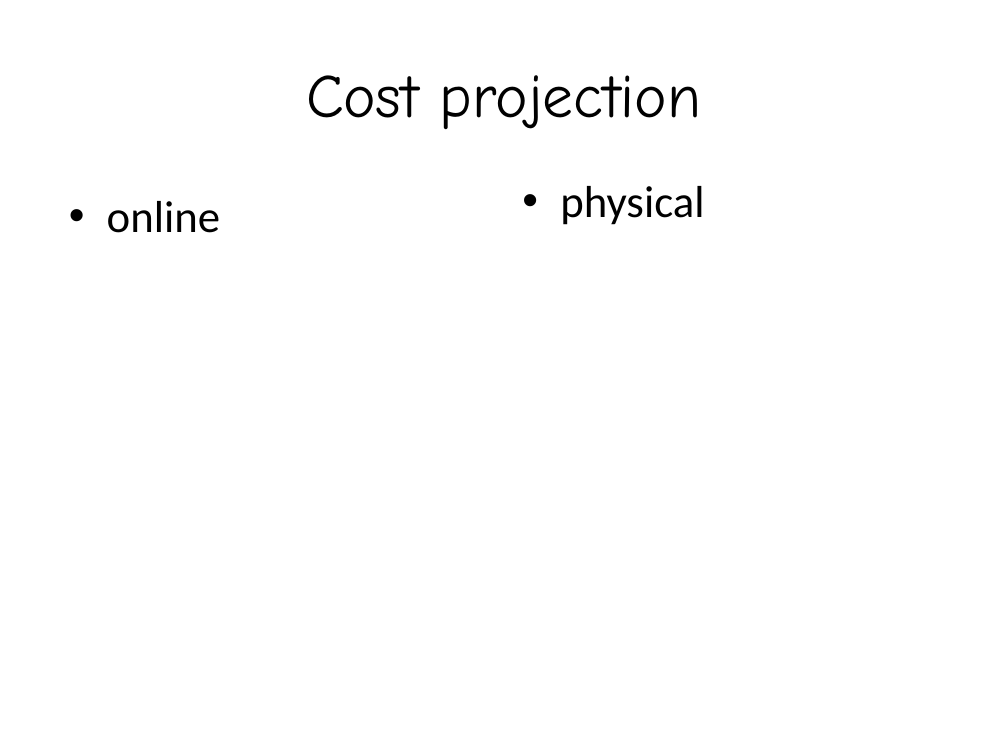
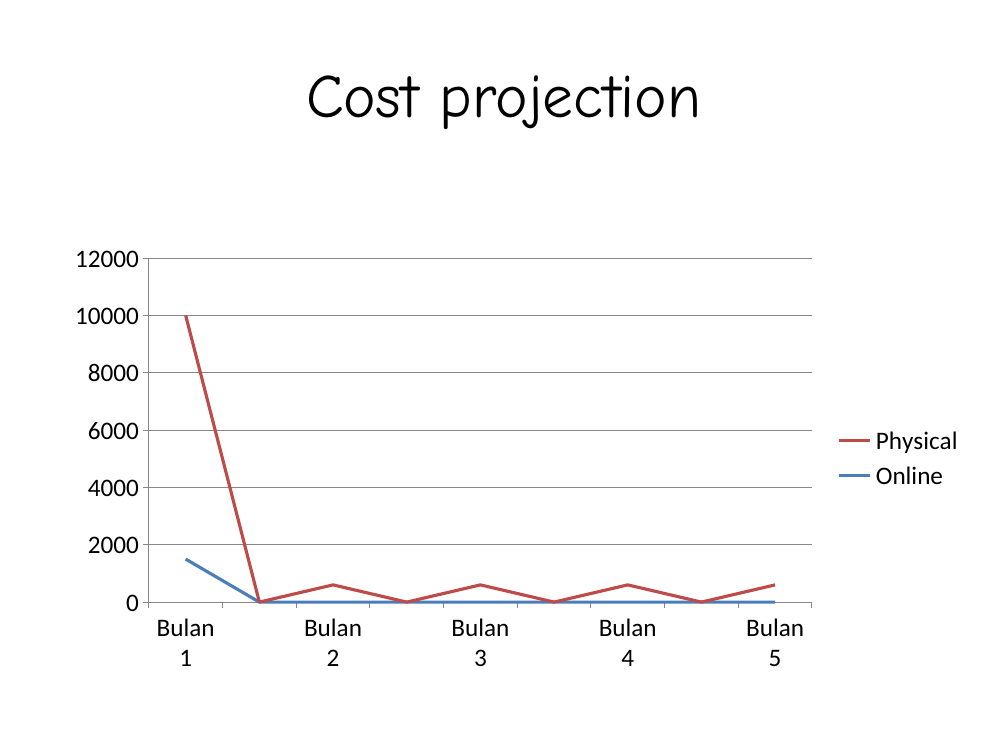
Before and after one commit to panduwcksn/MPPL-D-E08-Elmart, a slide deck: slide 6 of Draft PPT MPPL E.pptx. Drawn at 1008x756 pixels with LibreOffice and Linux fonts; fonts in the diff are those of the drawing; background and template pictures are left out. Boxes give left, top, right and bottom in pixels: in the first picture for what was removed or moved away, otherwise in the second. Text is boxed around its words. In the diff, an @@ line names an element or a change of style, - is before the commit and + after.

```diff
--- a/Draft PPT MPPL E.pptx
+++ b/Draft PPT MPPL E.pptx
@@ text removed at [107, 201, 220, 233] @@
-• online
@@ text removed at [560, 186, 704, 225] @@
-• physical
@@ line stacked chart added at [56, 234, 974, 681] @@
+categories: Bulan 1, , Bulan 2, , Bulan 3, , Bulan 4, , Bulan 5
+Online: 1500, -, 0, -, 0, -, 0, -, 0
+Physical: 8500, -, 600, -, 600, -, 600, -, 600
```
Also in this commit, not shown: 1 other file.
